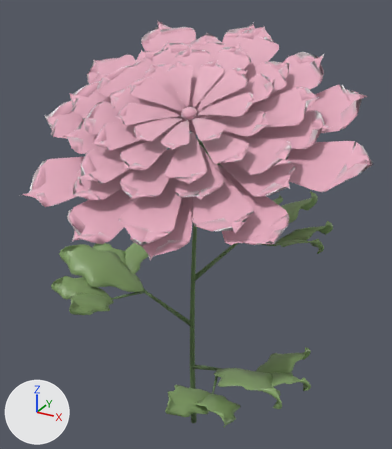
An edit to the glTF model www/models/flowers/peony-epic-v2.glb, drawn before and after from the same camera.
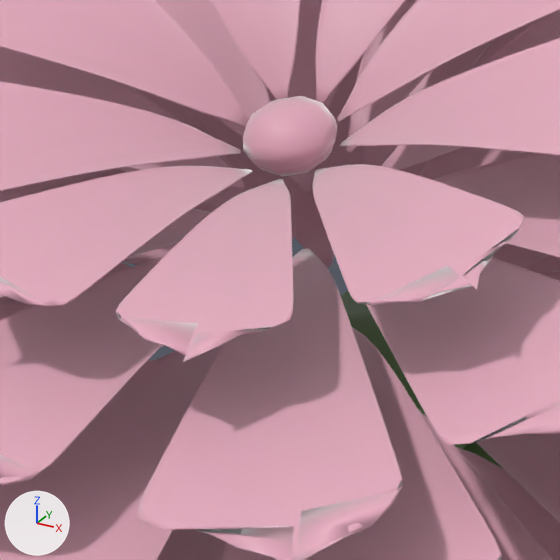
Each version is shown whole from a 50 mm camera at (1.044, -1.875, 2.037) aimed at (-0.001, 0.024, 1.087), then close up on the part from 36% to 59% of the width and 20% to 41% of the height. Lighting does not change. The marker at lower left points along +X, +Y and +Z. The last two pictures show the newer version. Vertices at exactly the same position are counted once.

In view in the first close-up: 'peony-epic-v2-petal', 'peony-epic-v2-stem'.
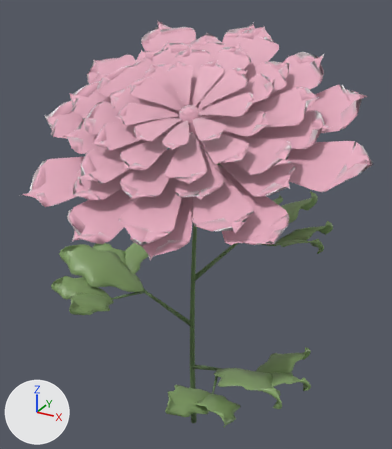
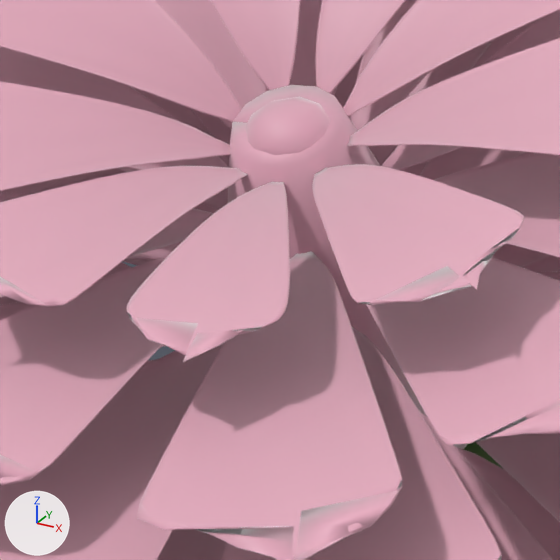
Boxes [x1, y1, x2, y2] around the edits, measured in the close-ups (560 x 560 px; the box of a moved part takes in the faces that stretch with it):
part 1 of me_peony_epic_v2_petal, added: after [228, 85, 467, 449]
part 2 of me_peony_epic_v2_petal, moved or reshaped: before [116, 184, 293, 351]; after [127, 184, 290, 351]
'peony-epic-v2-stem', unchanged, covered by the edit: before [341, 291, 503, 469]; after [464, 442, 503, 469]

What the commit changed:
me_peony_epic_v2_petal is used by ob_peony_epic_v2_petal; location (0.0, 0.0, 0.0).
me_peony_epic_v2_petal had 21458 vertices, 42708 faces and spanned x -0.593..0.729, y -0.617..0.443, z 1.225..1.9.
me_peony_epic_v2_petal now has 21574 vertices, 42944 faces and spans x -0.593..0.729, y -0.617..0.443, z 1.225..1.9.
me_peony_epic_v2_petal part 1: a new loose piece of 116 vertices spanning x -0.063..0.126, y -0.156..0.081, z 1.363..1.63, in mat_peony_petal_003.
me_peony_epic_v2_petal part 2: 182 vertices moved from x 0.044..0.148, y -0.333..-0.167, z 1.532..1.582 to x 0.047..0.141, y -0.333..-0.168, z 1.532..1.582; 66 vertices removed from x 0.044..0.135, y -0.322..-0.167, z 1.537..1.583; 66 vertices added at x 0.048..0.131, y -0.32..-0.168, z 1.537..1.583.
